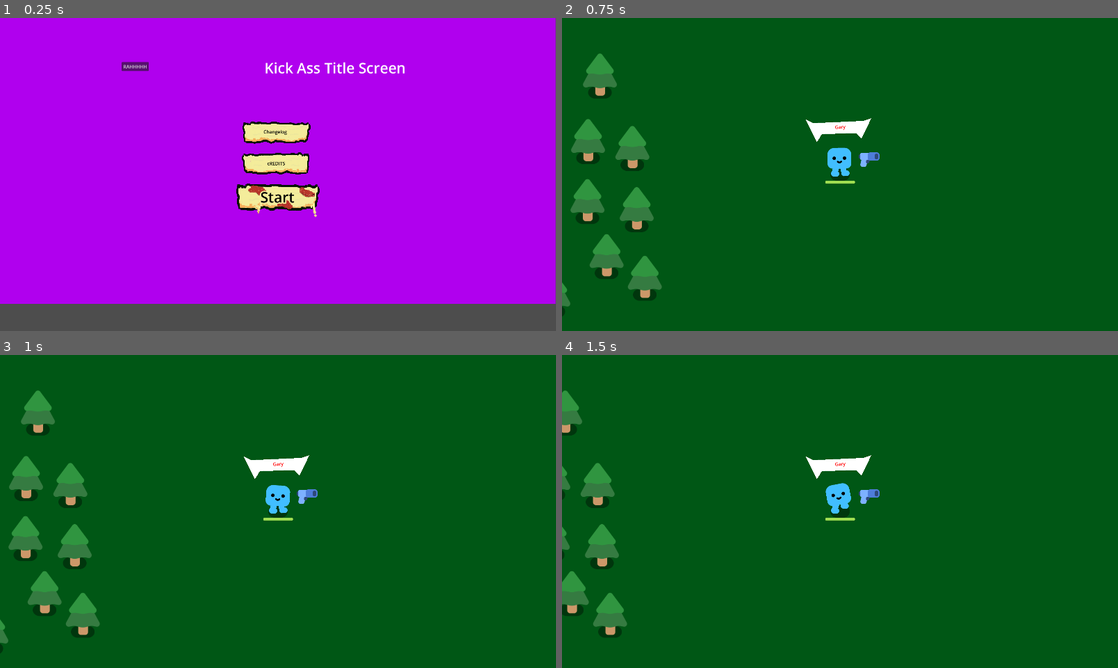
Above: before the commit, frames 1-4 (two rows, left to right).
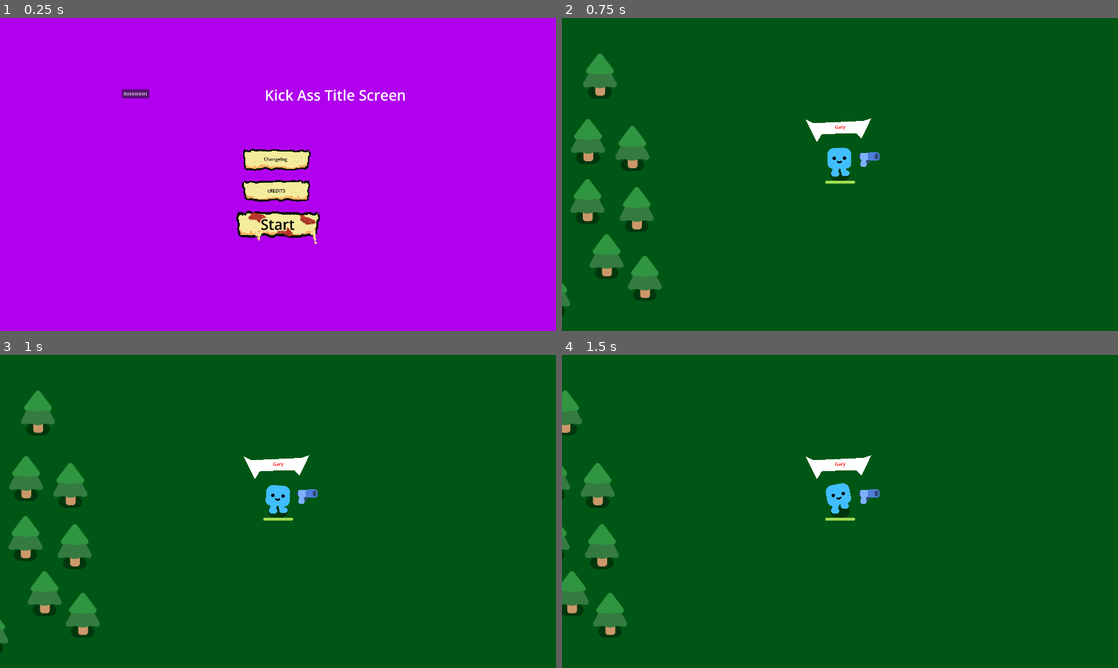
Above: after the commit, the same moments.

Repository: OcksDev/PizzaSurvivors
Game: Godot game, scene res://main_menu.tscn
Same seed, same stepped clock (60 frames per second), same inputs: the game is played once before the commit and once after it.
Inputs:
- Up to frame 1 (0.25 s): no input
- Up to frame 2 (0.75 s): click "Start" at 0.5 s
- Up to frame 3 (1 s): no input
- Up to frame 4 (1.5 s): tap Enter at 1.25 s; hold D (move_right) from 1.28 s (still down)

The runs differ from the first frame. In frame 1, 13% of the frame differs, in the area x 0-100%, y 0-100%; in frame 2, nothing differs; in frame 3, nothing differs; in frame 4, nothing differs.

Commit message:
another random fix

Diff:
--- a/main_menu.tscn
+++ b/main_menu.tscn
@@ -26,10 +26,6 @@
 anchors_preset = 15
 anchor_right = 1.0
 anchor_bottom = 1.0
-offset_left = -1.0
-offset_top = -94.0
-offset_right = -1.0
-offset_bottom = -94.0
 grow_horizontal = 2
 grow_vertical = 2
 color = Color(0.690695, 0.00276425, 0.932588, 1)
